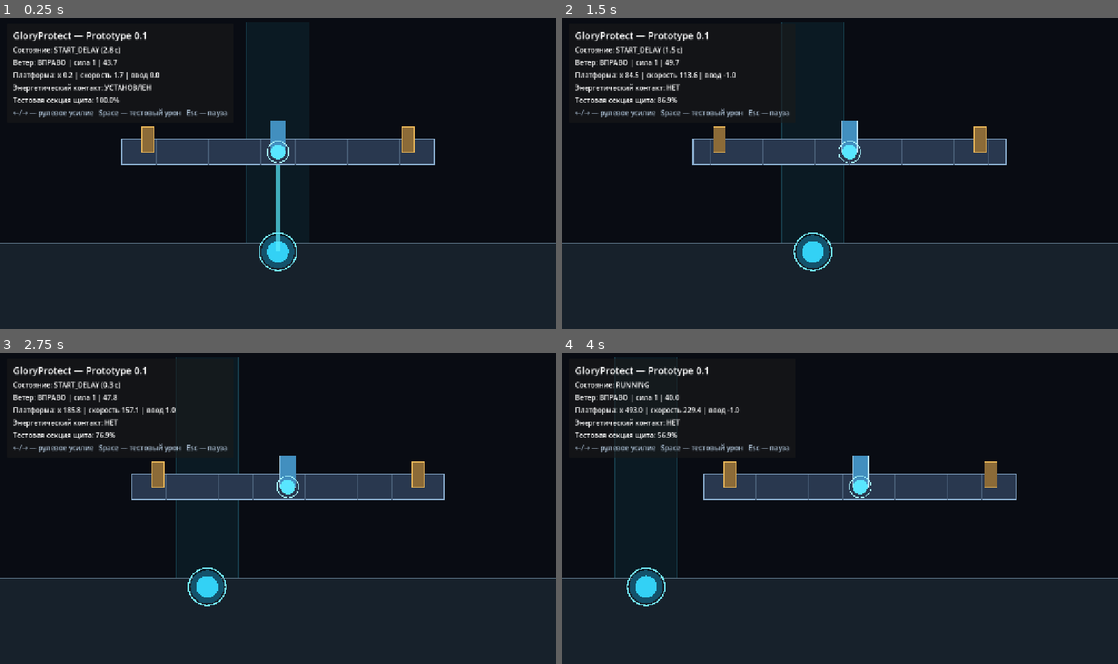
Above: before the commit, frames 1-4 (two rows, left to right).
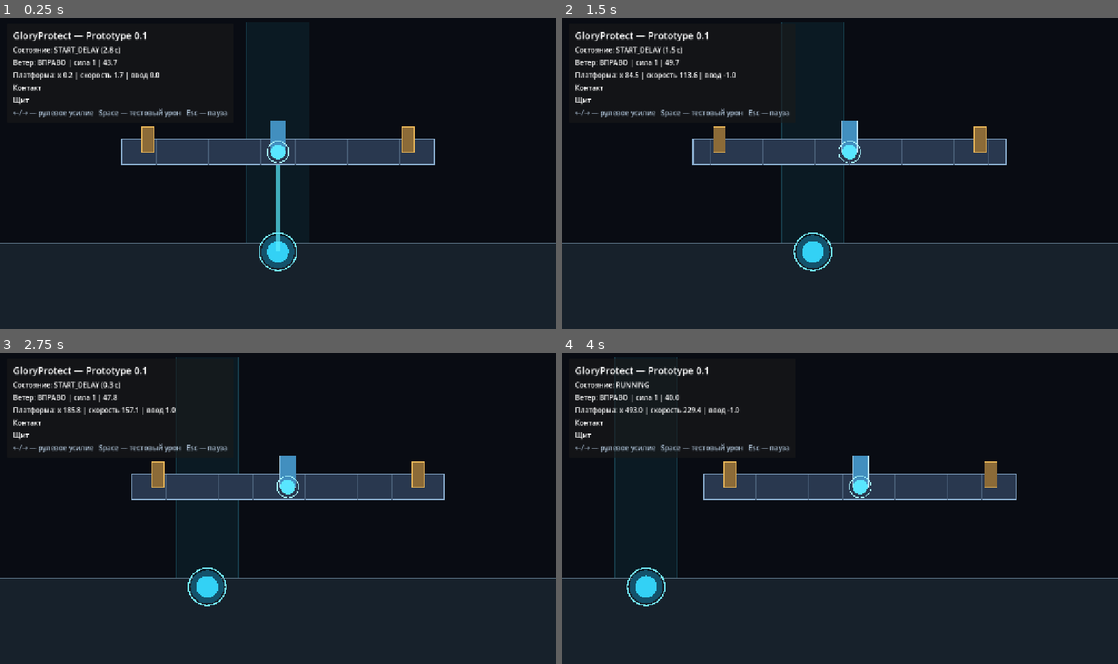
Above: after the commit, the same moments.

Repository: bageus/GloryProtect
Game: Godot game, scene res://scenes/game/game_root.tscn
Two runs of this game, one before a commit and one after it. Both use one fixed random seed, a clock stepped at 60 frames per second and the inputs below.
Inputs:
- Up to frame 1 (0.25 s): no input
- Up to frame 2 (1.5 s): tap Enter (ui_accept) at 0.5, 0.77 s; hold Right (ui_right) 0.53-1.28 s; tap 1 at 0.6 s; hold Left (ui_left) from 1.28 s (still down); tap 2 at 1.35 s
- Up to frame 3 (2.75 s): tap Enter (ui_accept) at 1.52 s; release Left (ui_left) at 2.03 s; hold Right (ui_right) from 2.03 s (still down); tap 3 at 2.1 s
- Up to frame 4 (4 s): tap 4 at 2.85 s; tap Enter (ui_accept) at 3.02, 3.77 s; release Right (ui_right) at 3.53 s; hold Left (ui_left) from 3.53 s (still down); tap R at 3.6 s

The runs differ from the first frame. In frame 1, 0.5% of the frame differs, in the area x 2-28%, y 20-28%; in frame 2, 0.4%; in frame 3, 0.4%; in frame 4, 0.4%.
Error after the commit: Attempt to call function 'get_state_summary' in base 'null instance' on a null instance. (res://scripts/ui/prototype_hud.gd:49)

Commit message:
feat: show anchor telemetry in prototype HUD

Diff:
--- a/scripts/ui/prototype_hud.gd
+++ b/scripts/ui/prototype_hud.gd
@@ -4,18 +4,21 @@
 @export_node_path("GameFlowController") var game_flow_path: NodePath
 @export_node_path("WindSystem") var wind_system_path: NodePath
 @export_node_path("PlatformController") var platform_path: NodePath
+@export_node_path("AnchorSystem") var anchor_system_path: NodePath
 @export_node_path("PrototypeWorld") var world_path: NodePath
 @export_node_path("PrototypeShieldSystem") var shield_system_path: NodePath
 
 @onready var _game_flow: GameFlowController = get_node(game_flow_path)
 @onready var _wind: WindSystem = get_node(wind_system_path)
 @onready var _platform: PlatformController = get_node(platform_path)
+@onready var _anchors: AnchorSystem = get_node(anchor_system_path)
 @onready var _world: PrototypeWorld = get_node(world_path)
 @onready var _shield: PrototypeShieldSystem = get_node(shield_system_path)
 
 @onready var _state_label: Label = %StateLabel
 @onready var _wind_label: Label = %WindLabel
 @onready var _platform_label: Label = %PlatformLabel
+@onready var _anchor_label: Label = %AnchorLabel
 @onready var _contact_label: Label = %ContactLabel
 @onready var _shield_label: Label = %ShieldLabel
 @onready var _pause_label: Label = %PauseLabel
@@ -43,6 +46,11 @@
 		_platform.steering_axis,
 	]
 
+	_anchor_label.text = "Якоря: %s | зона: %s" % [
+		_anchors.get_state_summary(),
+		"ДА" if _anchors.is_in_installation_zone() else "НЕТ",
+	]
+
 	_contact_label.text = "Энергетический контакт: %s" % (
 		"УСТАНОВЛЕН" if _world.is_contact_active() else "НЕТ"
 	)
